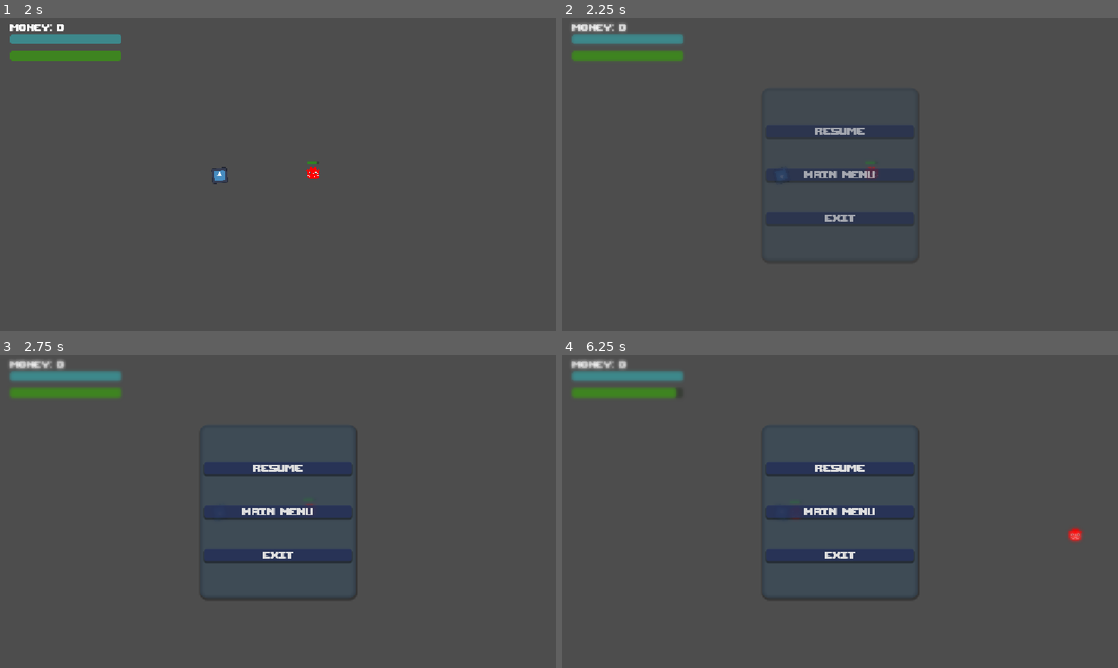
Above: before the commit, frames 1-4 (two rows, left to right).
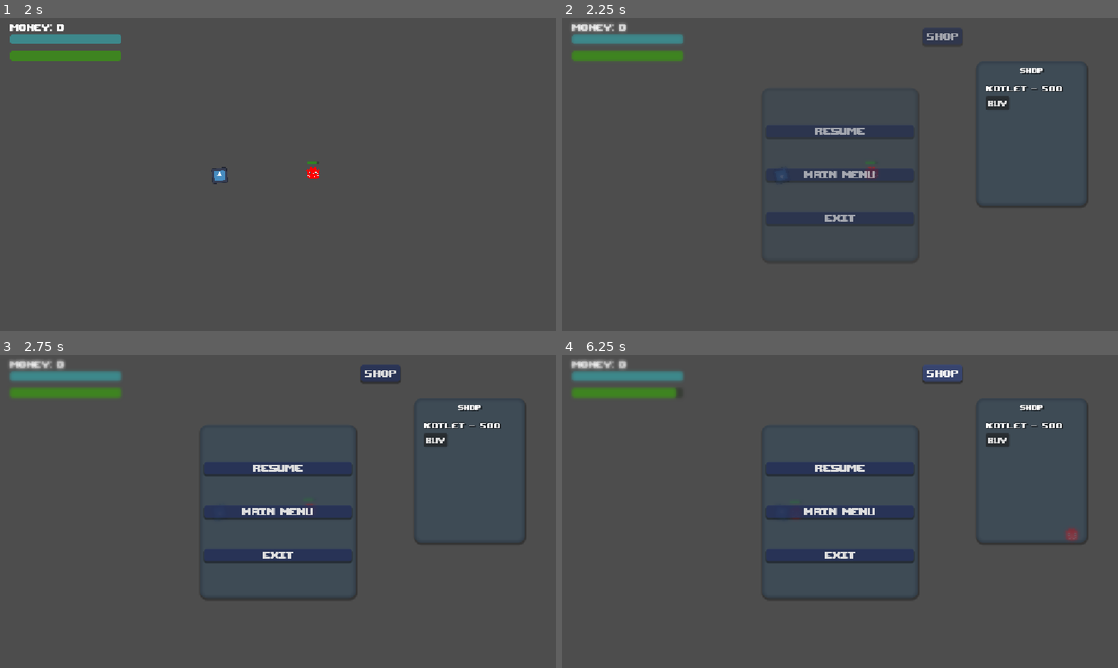
Above: after the commit, the same moments.

Repository: kamil-krecisz/TopDown-Shooting-Game
Game: Godot game, scene res://Scenes/main_menu.tscn
Two runs of this game, one before a commit and one after it. Both use one fixed random seed, a clock stepped at 60 frames per second and the inputs below. The engine's default icon, where the game draws it, is replaced by a stand-in: a white triangle on a blue panel in a dark square.
Inputs (mouse positions are in pixels of both pictures, inside the frame that each line leads up to):
- Up to frame 1 (2 s): click "Play" at 0.5 s; move the mouse to (400, 158) at 1.27 s; click (400, 158) at 1.35 s
- Up to frame 2 (2.25 s): move the mouse to (728, 190) at 2.02 s; hold Escape (Esc_down) from 2.03 s (still down); click (728, 190) at 2.1 s
- Up to frame 3 (2.75 s): keep holding Escape (Esc_down)
- Up to frame 4 (6.25 s): release Escape (Esc_down) at 2.75 s; click "Resume" at 2.75 s; move the mouse to (895, 442) at 3.52 s; click (895, 442) at 3.6 s; move the mouse to (812, 574) at 4.27 s; click (812, 574) at 4.35 s; move the mouse to (1006, 558) at 5.02 s; hold Escape (Esc_down) 5.03-5.75 s; click (1006, 558) at 5.1 s; click (940, 373) at 5.75 s, where only the run after the commit has a clickable "Shop"

Frame 1 is identical in both runs. In frame 2, 1.2% of the frame differs, in the area x 64-95%, y 3-61%; in frame 3, 1.2%; in frame 4, 1.4%.

Commit message:
Commit 9th - Added Shop menu and the ability to upgrade

Diff:
--- a/Scenes/Main.tscn
+++ b/Scenes/Main.tscn
@@ -34,6 +34,7 @@
 show_percentage = false
 
 [node name="MoneyLabel" type="Label" parent="ScreenCanvas" unique_id=77616062]
+process_mode = 3
 texture_filter = 1
 offset_left = 21.0
 offset_top = 6.0
@@ -53,6 +54,19 @@
 show_percentage = false
 
 [node name="pause_menu" parent="ScreenCanvas" unique_id=1636271020 instance=ExtResource("7_jw32o")]
+
+[node name="TimeLeftBar" type="ProgressBar" parent="ScreenCanvas" unique_id=1184410977]
+visible = false
+modulate = Color(0.83116144, 0.69958246, 0.05545216, 1)
+offset_left = 321.0
+offset_top = 34.0
+offset_right = 551.0
+offset_bottom = 54.0
+value = 50.0
+show_percentage = false
+
+[node name="Timer" type="Timer" parent="ScreenCanvas/TimeLeftBar" unique_id=1916328970]
+one_shot = true
 
 [node name="Player" parent="." unique_id=708830804 instance=ExtResource("2_rgh2o")]
 position = Vector2(455, 326)
@@ -74,6 +88,8 @@
 wait_time = 3.0
 autostart = true
 
+[connection signal="upgrade_bought" from="ScreenCanvas/pause_menu" to="ScreenCanvas" method="_on_pause_menu_upgrade_bought"]
+[connection signal="upgrade_bought" from="ScreenCanvas/pause_menu" to="Player" method="_on_pause_menu_upgrade_bought"]
 [connection signal="health_change" from="Player" to="ScreenCanvas" method="_on_player_health_change"]
 [connection signal="stamina_change" from="Player" to="ScreenCanvas" method="_on_player_stamina_change"]
 [connection signal="stamina_change" from="Player" to="ScreenCanvas/StaminaBar" method="_on_player_stamina_change"]
--- a/Scenes/pause_menu.tscn
+++ b/Scenes/pause_menu.tscn
@@ -8,67 +8,6 @@
 [sub_resource type="ShaderMaterial" id="ShaderMaterial_y2c35"]
 shader = ExtResource("1_emv3i")
 shader_parameter/blur_value = 0.800000038
-
-[sub_resource type="Animation" id="Animation_1och7"]
-length = 0.001
-tracks/0/type = "value"
-tracks/0/imported = false
-tracks/0/enabled = true
-tracks/0/path = NodePath("ColorRect:modulate")
-tracks/0/interp = 1
-tracks/0/loop_wrap = true
-tracks/0/keys = {
-"times": PackedFloat32Array(0),
-"transitions": PackedFloat32Array(1),
-"update": 0,
-"values": [Color(1, 1, 1, 1)]
-}
-tracks/1/type = "value"
-tracks/1/imported = false
-tracks/1/enabled = true
-tracks/1/path = NodePath("PanelContainer:modulate")
-tracks/1/interp = 1
-tracks/1/loop_wrap = true
-tracks/1/keys = {
-"times": PackedFloat32Array(0),
-"transitions": PackedFloat32Array(1),
-"update": 0,
-"values": [Color(1, 1, 1, 0)]
-}
-
-[sub_resource type="Animation" id="Animation_k0w1u"]
-resource_name = "pause_resume"
-length = 0.25
-tracks/0/type = "value"
-tracks/0/imported = false
-tracks/0/enabled = true
-tracks/0/path = NodePath("ColorRect:modulate")
-tracks/0/interp = 1
-tracks/0/loop_wrap = true
-tracks/0/keys = {
-"times": PackedFloat32Array(0, 0.25),
-"transitions": PackedFloat32Array(1, 1),
-"update": 0,
-"values": [Color(1, 1, 1, 0), Color(1, 1, 1, 1)]
-}
-tracks/1/type = "value"
-tracks/1/imported = false
-tracks/1/enabled = true
-tracks/1/path = NodePath("PanelContainer:modulate")
-tracks/1/interp = 1
-tracks/1/loop_wrap = true
-tracks/1/keys = {
-"times": PackedFloat32Array(0, 0.25),
-"transitions": PackedFloat32Array(1, 1),
-"update": 0,
-"values": [Color(1, 1, 1, 0), Color(1, 1, 1, 1)]
-}
-
-[sub_resource type="AnimationLibrary" id="AnimationLibrary_k0w1u"]
-_data = {
-&"RESET": SubResource("Animation_1och7"),
-&"pause_resume": SubResource("Animation_k0w1u")
-}
 
 [sub_resource type="StyleBoxFlat" id="StyleBoxFlat_bpi0q"]
 bg_color = Color(0.29411766, 0.40784314, 0.5058824, 0.43137255)
@@ -152,6 +91,208 @@
 shadow_size = 3
 shadow_offset = Vector2(0, 3)
 
+[sub_resource type="StyleBoxFlat" id="StyleBoxFlat_524vl"]
+bg_color = Color(0.16078432, 0.20784314, 0.37254903, 0.78431374)
+border_color = Color(0.11372549, 0.14901961, 0.2784314, 0.74509805)
+corner_radius_top_left = 6
+corner_radius_top_right = 6
+corner_radius_bottom_right = 6
+corner_radius_bottom_left = 6
+shadow_color = Color(0, 0, 0, 0.39215687)
+shadow_size = 3
+shadow_offset = Vector2(0, 3)
+
+[sub_resource type="StyleBoxFlat" id="StyleBoxFlat_0fi7f"]
+bg_color = Color(0.28235295, 0.34901962, 0.5882353, 0.78431374)
+border_color = Color(0.11372549, 0.14901961, 0.2784314, 0.74509805)
+corner_radius_top_left = 6
+corner_radius_top_right = 6
+corner_radius_bottom_right = 6
+corner_radius_bottom_left = 6
+shadow_color = Color(0, 0, 0, 0.39215687)
+shadow_size = 3
+shadow_offset = Vector2(0, 3)
+
+[sub_resource type="StyleBoxFlat" id="StyleBoxFlat_uscpe"]
+bg_color = Color(0.22745098, 0.2901961, 0.49803922, 0.78431374)
+border_color = Color(0.11372549, 0.14901961, 0.2784314, 0.74509805)
+corner_radius_top_left = 6
+corner_radius_top_right = 6
+corner_radius_bottom_right = 6
+corner_radius_bottom_left = 6
+shadow_color = Color(0, 0, 0, 0.39215687)
+shadow_size = 3
+shadow_offset = Vector2(0, 3)
+
+[sub_resource type="StyleBoxFlat" id="StyleBoxFlat_taale"]
+bg_color = Color(0.16078432, 0.20784314, 0.37254903, 0.78431374)
+border_color = Color(0.11372549, 0.14901961, 0.2784314, 0.74509805)
+corner_radius_top_left = 6
+corner_radius_top_right = 6
+corner_radius_bottom_right = 6
+corner_radius_bottom_left = 6
+shadow_color = Color(0, 0, 0, 0.39215687)
+shadow_size = 3
+shadow_offset = Vector2(0, 3)
+
+[sub_resource type="StyleBoxFlat" id="StyleBoxFlat_q7fiq"]
+bg_color = Color(0.29411766, 0.40784314, 0.5058824, 0.43137255)
+border_width_left = 9
+border_width_top = 9
+border_width_right = 9
+border_width_bottom = 9
+border_color = Color(0.18825307, 0.26870084, 0.34180886, 0.5294118)
+border_blend = true
+corner_radius_top_left = 15
+corner_radius_top_right = 15
+corner_radius_bottom_right = 15
+corner_radius_bottom_left = 15
+shadow_color = Color(0, 0, 0, 0.31764707)
+shadow_size = 3
+shadow_offset = Vector2(1, 3)
+
+[sub_resource type="Animation" id="Animation_bpi0q"]
+resource_name = "NomFade"
+tracks/0/type = "value"
+tracks/0/imported = false
+tracks/0/enabled = true
+tracks/0/path = NodePath("ShopPanel/KotletLabel/NomLabel:modulate")
+tracks/0/interp = 1
+tracks/0/loop_wrap = true
+tracks/0/keys = {
+"times": PackedFloat32Array(0, 0.2, 0.8, 1),
+"transitions": PackedFloat32Array(1, 1, 1, 1),
+"update": 0,
+"values": [Color(1, 1, 1, 0), Color(1, 1, 1, 1), Color(1, 1, 1, 1), Color(1, 1, 1, 0)]
+}
+
+[sub_resource type="Animation" id="Animation_1och7"]
+length = 0.001
+tracks/0/type = "value"
+tracks/0/imported = false
+tracks/0/enabled = true
+tracks/0/path = NodePath("ColorRect:modulate")
+tracks/0/interp = 1
+tracks/0/loop_wrap = true
+tracks/0/keys = {
+"times": PackedFloat32Array(0),
+"transitions": PackedFloat32Array(1),
+"update": 0,
+"values": [Color(1, 1, 1, 1)]
+}
+tracks/1/type = "value"
+tracks/1/imported = false
+tracks/1/enabled = true
+tracks/1/path = NodePath("PanelContainer:modulate")
+tracks/1/interp = 1
+tracks/1/loop_wrap = true
+tracks/1/keys = {
+"times": PackedFloat32Array(0),
+"transitions": PackedFloat32Array(1),
+"update": 0,
+"values": [Color(1, 1, 1, 0)]
+}
+tracks/2/type = "value"
+tracks/2/imported = false
+tracks/2/enabled = true
+tracks/2/path = NodePath("ShopButton:modulate")
+tracks/2/interp = 1
+tracks/2/loop_wrap = true
+tracks/2/keys = {
+"times": PackedFloat32Array(0),
+"transitions": PackedFloat32Array(1),
+"update": 0,
+"values": [Color(1, 1, 1, 1)]
+}
+tracks/3/type = "value"
+tracks/3/imported = false
+tracks/3/enabled = true
+tracks/3/path = NodePath("ShopPanel:modulate")
+tracks/3/interp = 1
+tracks/3/loop_wrap = true
+tracks/3/keys = {
+"times": PackedFloat32Array(0),
+"transitions": PackedFloat32Array(1),
+"update": 0,
+"values": [Color(1, 1, 1, 1)]
+}
+tracks/4/type = "value"
+tracks/4/imported = false
+tracks/4/enabled = true
+tracks/4/path = NodePath("ShopPanel/KotletLabel/NomLabel:modulate")
+tracks/4/interp = 1
+tracks/4/loop_wrap = true
+tracks/4/keys = {
+"times": PackedFloat32Array(0),
+"transitions": PackedFloat32Array(1),
+"update": 0,
+"values": [Color(1, 1, 1, 1)]
+}
+
+[sub_resource type="Animation" id="Animation_6wqnn"]
+resource_name = "open_close_shop"
+length = 0.25
+tracks/0/type = "value"
+tracks/0/imported = false
+tracks/0/enabled = true
+tracks/0/path = NodePath("ShopPanel:modulate")
+tracks/0/interp = 1
+tracks/0/loop_wrap = true
+tracks/0/keys = {
+"times": PackedFloat32Array(0, 0.25),
+"transitions": PackedFloat32Array(1, 1),
+"update": 0,
+"values": [Color(1, 1, 1, 0), Color(1, 1, 1, 1)]
+}
+
+[sub_resource type="Animation" id="Animation_k0w1u"]
+resource_name = "pause_resume"
+length = 0.25
+tracks/0/type = "value"
+tracks/0/imported = false
+tracks/0/enabled = true
+tracks/0/path = NodePath("ColorRect:modulate")
+tracks/0/interp = 1
+tracks/0/loop_wrap = true
+tracks/0/keys = {
+"times": PackedFloat32Array(0, 0.25),
+"transitions": PackedFloat32Array(1, 1),
+"update": 0,
+"values": [Color(1, 1, 1, 0), Color(1, 1, 1, 1)]
+}
+tracks/1/type = "value"
+tracks/1/imported = false
+tracks/1/enabled = true
+tracks/1/path = NodePath("PanelContainer:modulate")
+tracks/1/interp = 1
+tracks/1/loop_wrap = true
+tracks/1/keys = {
+"times": PackedFloat32Array(0, 0.25),
+"transitions": PackedFloat32Array(1, 1),
+"update": 0,
+"values": [Color(1, 1, 1, 0), Color(1, 1, 1, 1)]
+}
+tracks/2/type = "value"
+tracks/2/imported = false
+tracks/2/enabled = true
+tracks/2/path = NodePath("ShopButton:modulate")
+tracks/2/interp = 1
+tracks/2/loop_wrap = true
+tracks/2/keys = {
+"times": PackedFloat32Array(0, 0.25),
+"transitions": PackedFloat32Array(1, 1),
+"update": 0,
+"values": [Color(1, 1, 1, 0), Color(1, 1, 1, 1)]
+}
+
+[sub_resource type="AnimationLibrary" id="AnimationLibrary_k0w1u"]
+_data = {
+&"NomFade": SubResource("Animation_bpi0q"),
+&"RESET": SubResource("Animation_1och7"),
+&"open_close_shop": SubResource("Animation_6wqnn"),
+&"pause_resume": SubResource("Animation_k0w1u")
+}
+
 [node name="pause_menu" type="Node2D" unique_id=1636271020]
 process_mode = 3
 script = ExtResource("1_k0w1u")
@@ -160,9 +301,6 @@
 material = SubResource("ShaderMaterial_y2c35")
 offset_right = 1152.0
 offset_bottom = 648.0
-
-[node name="AnimationPlayer" type="AnimationPlayer" parent="." unique_id=755769535]
-libraries/ = SubResource("AnimationLibrary_k0w1u")
 
 [node name="PanelContainer" type="PanelContainer" parent="." unique_id=690258889]
 modulate = Color(1, 1, 1, 0)
@@ -210,9 +348,92 @@
 theme_override_styles/disabled = SubResource("StyleBoxFlat_ix48p")
 text = "Exit"
 
+[node name="ShopButton" type="Button" parent="." unique_id=459652275]
+texture_filter = 1
+offset_left = 748.0
+offset_top = 20.0
+offset_right = 829.0
+offset_bottom = 55.0
+theme_override_fonts/font = ExtResource("3_1och7")
+theme_override_font_sizes/font_size = 28
+theme_override_styles/normal = SubResource("StyleBoxFlat_524vl")
+theme_override_styles/pressed = SubResource("StyleBoxFlat_0fi7f")
+theme_override_styles/hover = SubResource("StyleBoxFlat_uscpe")
+theme_override_styles/disabled = SubResource("StyleBoxFlat_taale")
+text = "Shop"
+
+[node name="ShopPanel" type="Panel" parent="." unique_id=1594414099]
+offset_left = 858.0
+offset_top = 89.0
+offset_right = 1088.0
+offset_bottom = 389.0
+theme_override_styles/panel = SubResource("StyleBoxFlat_q7fiq")
+
+[node name="ShopLabel" type="Label" parent="ShopPanel" unique_id=599246348]
+texture_filter = 1
+layout_mode = 0
+offset_left = 84.0
+offset_top = 10.0
+offset_right = 146.0
+offset_bottom = 36.0
+theme_override_colors/font_shadow_color = Color(0, 0, 0, 0.27450982)
+theme_override_colors/font_outline_color = Color(0, 0, 0, 1)
+theme_override_constants/shadow_offset_x = 3
+theme_override_constants/shadow_offset_y = 2
+theme_override_constants/outline_size = 1
+theme_override_fonts/font = ExtResource("3_1och7")
+theme_override_font_sizes/font_size = 20
+text = "SHOP"
+horizontal_alignment = 1
+
+[node name="KotletLabel" type="Label" parent="ShopPanel" unique_id=1439986387]
+texture_filter = 1
+layout_mode = 0
+offset_left = 20.0
+offset_top = 45.0
+offset_right = 60.0
+offset_bottom = 68.0
+theme_override_colors/font_shadow_color = Color(0, 0, 0, 0.27450982)
+theme_override_colors/font_outline_color = Color(0, 0, 0, 1)
+theme_override_constants/shadow_offset_x = 3
+theme_override_constants/shadow_offset_y = 2
+theme_override_constants/outline_size = 2
+theme_override_fonts/font = ExtResource("3_1och7")
+theme_override_font_sizes/font_size = 24
+text = "Kotlet - 500"
+vertical_alignment = 1
+
+[node name="Buy" type="Button" parent="ShopPanel/KotletLabel" unique_id=1782371085]
+layout_mode = 0
+offset_top = 28.0
+offset_right = 49.0
+offset_bottom = 57.0
+theme_override_fonts/font = ExtResource("3_1och7")
+theme_override_font_sizes/font_size = 22
+text = "BUY"
+
+[node name="NomLabel" type="Label" parent="ShopPanel/KotletLabel" unique_id=971253563]
+visible = false
+layout_mode = 0
+offset_left = 55.0
+offset_top = 35.0
+offset_right = 193.0
+offset_bottom = 50.0
+theme_override_colors/font_color = Color(1, 0.016053338, 0.12786126, 1)
+theme_override_colors/font_outline_color = Color(0, 0, 0, 1)
+theme_override_constants/outline_size = 4
+theme_override_fonts/font = ExtResource("3_1och7")
+theme_override_font_sizes/font_size = 15
+text = "Not enough money"
+
 [node name="AudioPlayer" type="AudioStreamPlayer2D" parent="." unique_id=1978536231]
 stream = ExtResource("4_bpi0q")
+
+[node name="AnimationPlayer" type="AnimationPlayer" parent="." unique_id=755769535]
+libraries/ = SubResource("AnimationLibrary_k0w1u")
 
 [connection signal="pressed" from="PanelContainer/VBoxContainer/ResumeButton" to="." method="_on_resume_button_pressed"]
 [connection signal="pressed" from="PanelContainer/VBoxContainer/MainMenuButton" to="." method="_on_main_menu_button_pressed"]
 [connection signal="pressed" from="PanelContainer/VBoxContainer/ExitButton" to="." method="_on_exit_button_pressed"]
+[connection signal="pressed" from="ShopButton" to="." method="_on_shop_button_pressed"]
+[connection signal="pressed" from="ShopPanel/KotletLabel/Buy" to="." method="_on_buy_pressed"]
--- a/Scenes/player.tscn
+++ b/Scenes/player.tscn
@@ -20,3 +20,7 @@
 [node name="AudioStreamPlayer2D" type="AudioStreamPlayer2D" parent="." unique_id=931114292]
 stream = ExtResource("3_6t5aa")
 pitch_scale = 1.3
+
+[node name="UpgradeTimer" type="Timer" parent="." unique_id=318134046]
+
+[connection signal="timeout" from="UpgradeTimer" to="." method="_on_upgrade_timer_timeout"]
--- a/Scripts/pause_menu.gd
+++ b/Scripts/pause_menu.gd
@@ -1,8 +1,12 @@
 extends Node2D
-
 
 @onready var animation_player: AnimationPlayer = $AnimationPlayer
 @onready var audio_player: AudioStreamPlayer2D = $AudioPlayer
+
+var money: int = 0
+
+signal upgrade_bought(cost: int, upgrade_strength: float, time)
+
 
 func _process(_delta):
 	if Input.is_action_just_pressed("Esc_down") && get_tree().paused == false: # Opening the pause menu
@@ -20,6 +24,8 @@
 	$PanelContainer/VBoxContainer/ResumeButton.disabled = state
 	$PanelContainer/VBoxContainer/MainMenuButton.disabled = state
 	$PanelContainer/VBoxContainer/ExitButton.disabled = state
+	$ShopButton.disabled = state
+
 
 func pause():
 	buttons_disable_state(false)
@@ -31,18 +37,28 @@
 
 func resume():
 	buttons_disable_state(true)
+	shop_state("close")
 	get_tree().paused = false
 	animation_player.play_backwards("pause_resume")
 	await get_tree().create_timer(0.2).timeout
+	visible = false
 
-
+func shop_state(state: String):
+	if state == "open":
+		$ShopPanel.visible = true
+		$ShopPanel/KotletLabel/NomLabel.visible = false
+		animation_player.play("open_close_shop")
+	elif state == "close":
+		animation_player.play_backwards("open_close_shop")
+		await get_tree().create_timer(0.25).timeout
+		$ShopPanel.visible = false
 
 
 
 
 func _on_resume_button_pressed():
 	audio_player.play()
-	await get_tree().create_timer(0.05).timeout
+	#await get_tree().create_timer(0.05).timeout
 	resume()
 
 
@@ -61,3 +77,21 @@
 	audio_player.play()
 	await get_tree().create_timer(0.1).timeout
 	get_tree().quit()
+
+
+func _on_shop_button_pressed():
+	audio_player.play()
+	if $ShopPanel.visible == false:
+		shop_state("open")
+	elif $ShopPanel.visible == true:
+		shop_state("close")
+
+
+func _on_buy_pressed():
+	audio_player.play()
+	if money >= 500:
+		money -= 500
+		upgrade_bought.emit(500, 2, 60)
+	elif money < 500:
+		$ShopPanel/KotletLabel/NomLabel.visible = true
+		animation_player.play("NomFade")
--- a/Scripts/player.gd
+++ b/Scripts/player.gd
@@ -5,6 +5,7 @@
 var Bullet = preload("res://Scenes/bullet.tscn")
 var mouse_position: Vector2
 @export var speed = 20000.0
+var upgraded_speed = 1
 
 @export var stamina = 100.0
 @export var health = 100.0
@@ -63,7 +64,7 @@
 	stamina = clampf(stamina, 0, stamina_bar_max)
 	stamina_change.emit(stamina)
 	if character_direction != Vector2.ZERO:
-		velocity = character_direction * speed * delta * sprint_value
+		velocity = character_direction * speed * delta * sprint_value * upgraded_speed
 
 	if Input.is_action_just_pressed("left_down"): #SHOOTING
 		b = Bullet.instantiate()
@@ -78,3 +79,14 @@
 
 	velocity = velocity.lerp(Vector2.ZERO, deceleration * delta)
 	move_and_slide()
+
+
+func _on_pause_menu_upgrade_bought(_cost: int, upgrade_strength: float, time):
+	$UpgradeTimer.wait_time = time
+	upgraded_speed = upgrade_strength
+	$UpgradeTimer.start()
+
+
+func _on_upgrade_timer_timeout():
+	print("end")
+	upgraded_speed = 1
--- a/Scripts/screen_canvas.gd
+++ b/Scripts/screen_canvas.gd
@@ -2,7 +2,17 @@
 @onready var stamina_bar: ProgressBar = $StaminaBar
 @onready var health_bar: ProgressBar = $HealthBar
 @onready var money_label: Label = $MoneyLabel
+@onready var pause_menu: Node2D = $pause_menu
+
 var money_amount = 0
+
+func update_money(money):
+	money_label.text = "Money: " + str(money)
+
+func _process(_delta):
+	$TimeLeftBar.value = ($TimeLeftBar/Timer.time_left/60)*100
+	if $TimeLeftBar/Timer.time_left <= 0:
+		$TimeLeftBar.visible = false
 
 
 func _on_player_stamina_change(new_stamina_value):
@@ -11,8 +21,17 @@
 
 func _on_enemy_death(value):
 	money_amount += value
-	money_label.text = "Money: " + str(money_amount)
+	update_money(money_amount)
+	pause_menu.money = money_amount
 
 
 func _on_player_health_change(new_health_value):
 	health_bar.value = new_health_value
+
+
+func _on_pause_menu_upgrade_bought(cost: int, _upgrade_strength: float, time):
+	money_amount -= cost
+	update_money(money_amount)
+	$TimeLeftBar/Timer.wait_time = time
+	$TimeLeftBar.visible = true
+	$TimeLeftBar/Timer.start()
